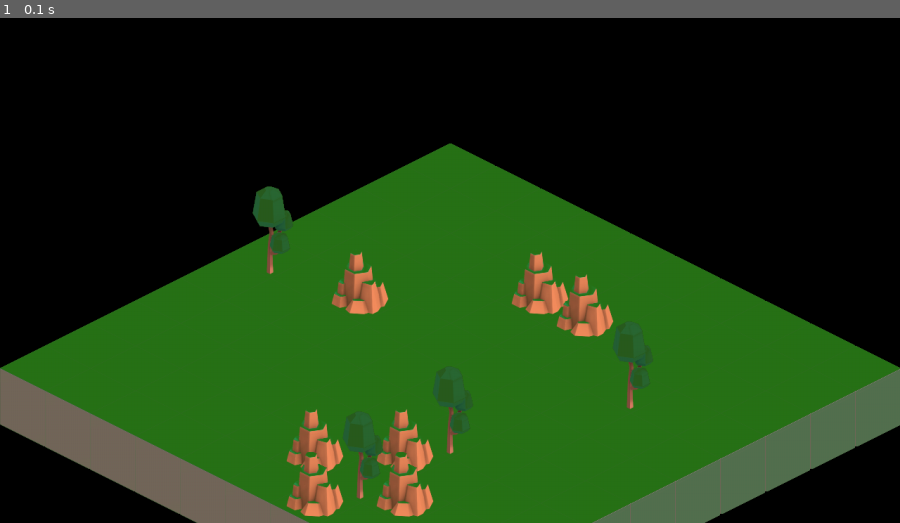
Above: before the commit, frame 1.
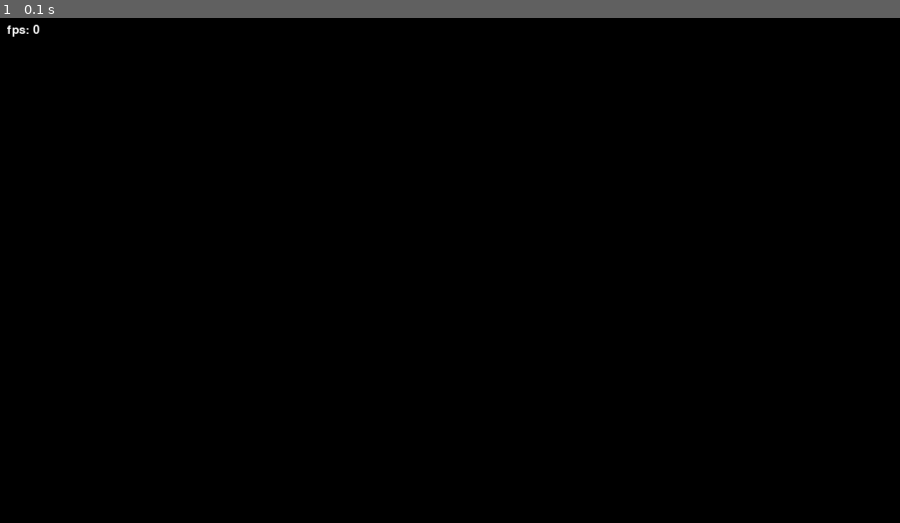
Above: after the commit, the same moment.

Repository: seffa1/pygame_city_builder
Game: pygame game, started from main.py
Two runs of this game, one before a commit and one after it. Both use one fixed random seed, a clock stepped at 60 frames per second and the inputs below.
Inputs:
- Up to frame 1 (0.1 s): no input

The runs differ from the first frame. In frame 1, 49% of the frame differs, in the area x 0-100%, y 1-100%.

Commit message:
Added the camera class and a couple changes to render the world based on the size of the passed in grid. The world can now be made whatever size we want

Diff:
--- /dev/null
+++ b/game/camera.py
@@ -0,0 +1,43 @@
+import pygame as pg
+
+
+class Camera:
+    def __init__(self, width, height):
+        # Screen settings to detect when to move the camera
+        self.width = width
+        self.height = height
+
+        # Keeps track of how much the camera moved so the rest of the game world can move with it
+        # In the opposite direction
+        self.scroll = pg.Vector2(0, 0)
+        self.dx = 0
+        self.yx = 0
+        self.speed = 25
+
+    def update(self):
+        # Extract the mouse's positions
+        mouse_pos = pg.mouse.get_pos()
+
+        # If the x pos of the mouse is within 3% of the right edge of the screen
+        if mouse_pos[0] > self.width * 0.97:
+            # Change in x will be in the opposite direction at the speed
+            self.dx = -self.speed
+        # If the x pos of the mouse is within 3% of the left edge of the screen
+        elif mouse_pos[0] < self.width * 0.03:
+            # Change in x will be in the opposite direction at the speed
+            self.dx = self.speed
+        # If the mouse is not at the left or right edge, the change is x will be 0
+        else:
+            self.dx = 0
+
+        # Same logic as above but for y
+        if mouse_pos[1] > self.height * 0.97:
+            self.dy = -self.speed
+        elif mouse_pos[1] < self.height * 0.03:
+            self.dy = self.speed
+        else:
+            self.dy = 0
+
+        # Update the camera scroll
+        self.scroll.x += self.dx
+        self.scroll.y += self.dy
--- a/game/game.py
+++ b/game/game.py
@@ -3,8 +3,10 @@
 import sys
 from .world import World
 from .settings import TILE_SIZE
+from .utils import draw_text
+from .camera import Camera
 
-# LEFT OFF AT PART 3
+# LEFT OFF AT PART 3: 16:14
 # MAKE  SURE TO PUSH CHANGES!!!!!
 
 class Game:
@@ -12,7 +14,8 @@
         self.screen = screen
         self.clock = clock
         self.width, self.height = self.screen.get_size()
-        self.world = World(10, 10, self.width, self.height)
+        self.world = World(50, 50, self.width, self.height)
+        self.camera = Camera(self.width, self.height)
 
     def run(self):
         self.playing = True
@@ -33,11 +36,13 @@
                     sys.exit()
 
     def update(self):
-        pass
+        self.camera.update()
 
     def draw(self):
         self.screen.fill((0, 0, 0))
-        self.screen.blit(self.world.grass_tiles, (0, 0))
+
+        # With draw the world where the camera scroll is currently at, so the world moves with the camera
+        self.screen.blit(self.world.grass_tiles, (self.camera.scroll.x, self.camera.scroll.y))
 
         for x in range(self.world.grid_lenth_x):
             for y in range(self.world.grid_lenth_y):
@@ -55,10 +60,11 @@
                 # Gets the rock or tree image for the current tile and draws that image if its not blank over the block
                 tile = self.world.world[x][y]['tile']
                 if tile != '':
-                    # Offsets the rock or tree image to draw the objects on top of the screen
+                    # Offsets the rock or tree image to draw the objects on top of the grass blocks
+                    # And also offsets them based on the camera's scroll position
                     self.screen.blit(self.world.tiles[tile],
-                                    (render_pos[0] + self.width/2,
-                                     render_pos[1] + self.height/4 - (self.world.tiles[tile].get_height() - TILE_SIZE)))
+                                    (render_pos[0] + self.world.grass_tiles.get_width() / 2 + self.camera.scroll.x,
+                                     render_pos[1] - (self.world.tiles[tile].get_height() - TILE_SIZE) + self.camera.scroll.y ))
 
                 # Extracts polygon coords from world and offsets them to the middle of the screen and draws them
                 # Drawing an outline of the iso grid, no longer needed
@@ -66,5 +72,12 @@
                 # poly = [(x + self.width/2, y + self.height/4) for x, y in poly]
                 # pg.draw.polygon(self.screen, (255, 0, 0), poly, 1)
 
+        draw_text(
+            self.screen,
+            f'fps: {round(self.clock.get_fps())}',
+            25,
+            (255, 255, 255),
+            (10, 10)
+        )
 
         pg.display.flip()
--- /dev/null
+++ b/game/utils.py
@@ -0,0 +1,9 @@
+import pygame as pg
+
+
+def draw_text(screen, text, size, color, pos):
+    font = pg.font.SysFont(None, size)
+    text_surface = font.render(text, True, color)
+    text_rect = text_surface.get_rect(topleft=pos)
+
+    screen.blit(text_surface, text_rect)
--- a/game/world.py
+++ b/game/world.py
@@ -13,7 +13,9 @@
 
         # Creates a surface to draw to the screen to avoid needing to iterate through each grass block tile
         # Instead just draw this one surface which contains all the grass block tiles
-        self.grass_tiles = pg.Surface((width, height))
+        # The width is the total amount of tiles * tile width * 2 since the isometric poly had 2 times the width of a cartesian rectangle
+        # The y gets an additional offset since the horizontal of the iso surface is longer than 1 edge of the cartesian surface rect
+        self.grass_tiles = pg.Surface((grid_length_x * TILE_SIZE * 2, grid_length_y * TILE_SIZE + 8 * TILE_SIZE))
         self.tiles = self.load_images()
         self.world = self.create_world()
 
@@ -30,7 +32,8 @@
                 world[grid_x].append(world_tile)
 
                 render_pos = world_tile['render_pos']
-                self.grass_tiles.blit(self.tiles['block'], (render_pos[0] + self.width/2, render_pos[1] + self.height/4))
+                # x values must be positive to blit onto the surface so we offset x to make them positive
+                self.grass_tiles.blit(self.tiles['block'], (render_pos[0] + self.grass_tiles.get_width() / 2, render_pos[1]))
 
         return world
 
